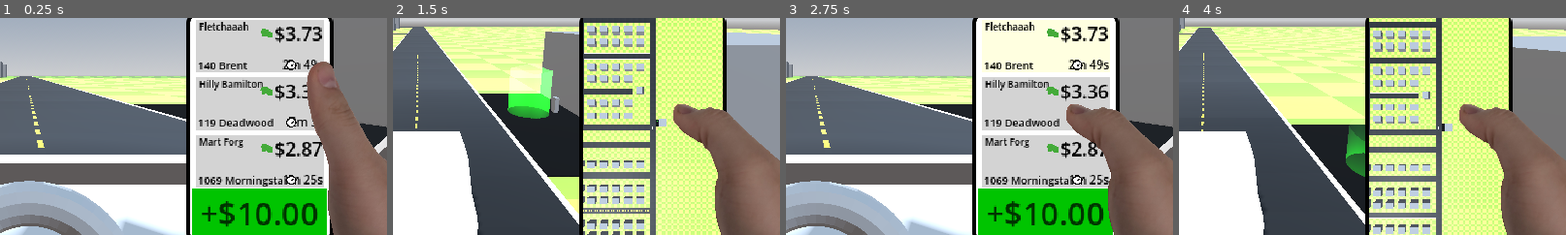
Above: before the commit, frames 1-4 (left to right).
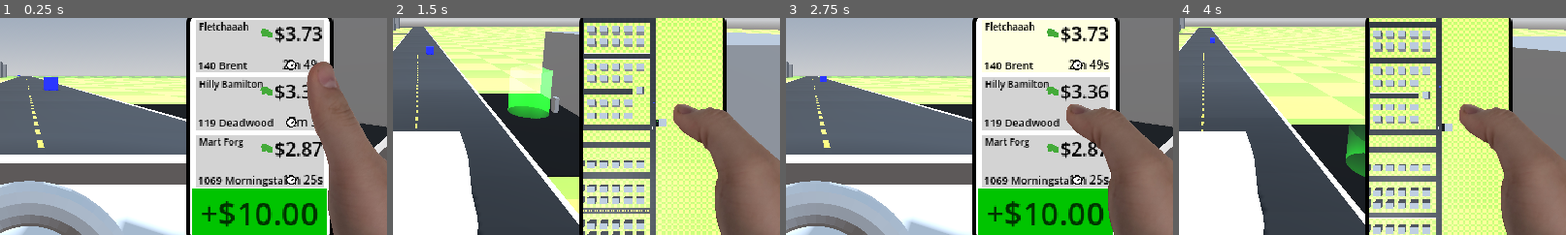
Above: after the commit, the same moments.

Repository: AndrewHamel111/SISGameJam2026
Game: Godot game, scene res://scenes/world.tscn
The game is run twice, just before and just after one commit, with the same random seed, the same clock (stepped at 60 frames per second) and the same inputs.
Inputs:
- Up to frame 1 (0.25 s): no input
- Up to frame 2 (1.5 s): hold L (phone_right) 0.53-1.28 s; tap P (camera_toggle) at 0.6 s; tap Enter at 1.25 s; hold Space (brake) from 1.28 s (still down); tap U (phone_confirm) at 1.35 s
- Up to frame 3 (2.75 s): tap U (phone_confirm) at 2 s; release Space (brake) at 2.03 s; hold L (phone_right) from 2.03 s (still down); tap P (camera_toggle) at 2.1 s
- Up to frame 4 (4 s): tap U (phone_confirm) at 2.75, 2.85 s; release L (phone_right) at 2.78 s; hold W (accelerate) 2.78-3.53 s; hold J (phone_left) from 3.53 s (still down); tap P (camera_toggle) at 3.6 s
The pictures show only the part of the screen within x 47-97%, y 37-87%; the shares and areas given below are measured in that part.

The runs differ from the first frame. In frame 1, 0.2% of the frame differs, in the area x 4-16%, y 26-34%; in frame 2, less than 0.1%; in frame 3, less than 0.1%; in frame 4, less than 0.1%.

Commit message:
Early attempt at traffic.

Diff:
--- a/scenes/world.tscn
+++ b/scenes/world.tscn
@@ -9,6 +9,7 @@
 [ext_resource type="PackedScene" uid="uid://c3h457eqw7pw1" path="res://entities/house/house.tscn" id="5_4mrxx"]
 [ext_resource type="PackedScene" uid="uid://bpt784eyxt3ds" path="res://scenes/hud.tscn" id="5_71j4m"]
 [ext_resource type="PackedScene" uid="uid://b1qr3gehd25ry" path="res://scenes/gas_station.tscn" id="7_i7141"]
+[ext_resource type="Script" uid="uid://ba8i5yg1hujrx" path="res://scripts/traffic_car.gd" id="9_w7kh3"]
 
 [sub_resource type="Curve" id="Curve_7r4gi"]
 _limits = [0.0, 15.0, 0.0, 5.0]
@@ -34,6 +35,22 @@
 sky = SubResource("Sky_k0juu")
 tonemap_mode = 2
 
+[sub_resource type="Curve3D" id="Curve3D_7r4gi"]
+closed = true
+bake_interval = 46.96
+_data = {
+"points": PackedVector3Array(0, 0, 0, 0, 0, 0, 3.98, 0, 0.66, 0, 0, 0, 0, 0, 0, 24.165, 0, 0.675, 0, 0, 0, 0, 0, 0, 31.335, 0, 0.075, 0, 0, 0, 0, 0, 0, 38.77, 0, -1.875, 0, 0, 0, 0, 0, 0, 46.24, 0, -4.515, 0, 0, 0, 0, 0, 0, 53.395, 0, -7.75, 0, 0, 0, 0, 0, 0, 66.41, 0, -15.895, 0, 0, 0, 0, 0, 0, 82.81, 0, -32.125, 0, 0, 0, 0, 0, 0, 94.19, 0, -52.105, 0, 0, 0, 0, 0, 0, 100.31, 0, -74.56, 0, 0, 0, 0, 0, 0, 101.13, 0, -106.29, 0, 0, 0, 0, 0, 0, 98.1, 0, -109.2, 0, 0, 0, 0, 0, 0, 4.105, 0, -108.99, 0, 0, 0, 0, 0, 0, 1.36, 0, -105.955, 0, 0, 0, 0, 0, 0, 1.36, 0, -2.345),
+"tilts": PackedFloat32Array(0, 0, 0, 0, 0, 0, 0, 0, 0, 0, 0, 0, 0, 0, 0)
+}
+point_count = 15
+
+[sub_resource type="StandardMaterial3D" id="StandardMaterial3D_7r4gi"]
+albedo_color = Color(0.19215687, 0.23921569, 1, 1)
+
+[sub_resource type="BoxMesh" id="BoxMesh_w7kh3"]
+material = SubResource("StandardMaterial3D_7r4gi")
+size = Vector3(0.5, 0.5, 1)
+
 [node name="World" type="Node3D" unique_id=1487770028]
 script = ExtResource("1_7r4gi")
 order_reward_min = SubResource("Curve_7r4gi")
@@ -1164,5 +1181,37 @@
 [node name="gas_station" parent="." unique_id=497510875 instance=ExtResource("7_i7141")]
 transform = Transform3D(-4.371139e-08, 0, 1, 0, 1, 0, -1, 0, -4.371139e-08, -2.00478, 0, 3.0547817)
 
+[node name="paths" type="Node3D" parent="." unique_id=1014205240]
+
+[node name="Path3D" type="Path3D" parent="paths" unique_id=699659702]
+transform = Transform3D(1, 0, 0, 0, 1, 0, 0, 0, 1, -2.20524, 0, 96.22355)
+curve = SubResource("Curve3D_7r4gi")
+
+[node name="PathFollow3D" type="PathFollow3D" parent="paths/Path3D" unique_id=1118731680]
+transform = Transform3D(0.9999989, 0, 0, 0, 1, 0, 0, 0, 0.9999989, 0, 0, 0)
+v_offset = 0.25
+script = ExtResource("9_w7kh3")
+
+[node name="MeshInstance3D" type="MeshInstance3D" parent="paths/Path3D/PathFollow3D" unique_id=1407880406]
+mesh = SubResource("BoxMesh_w7kh3")
+
+[node name="PathFollow3D2" type="PathFollow3D" parent="paths/Path3D" unique_id=1166465212]
+transform = Transform3D(-0.00074307434, 0, -0.9999986, 0, 1, 0, 0.9999986, 0, -0.00074307434, 3.98, 0.25, 0.66)
+v_offset = 0.25
+script = ExtResource("9_w7kh3")
+initial_progress = 290.0
+
+[node name="MeshInstance3D" type="MeshInstance3D" parent="paths/Path3D/PathFollow3D2" unique_id=857975847]
+mesh = SubResource("BoxMesh_w7kh3")
+
+[node name="PathFollow3D3" type="PathFollow3D" parent="paths/Path3D" unique_id=1094393666]
+transform = Transform3D(-0.00074307434, 0, -0.99999857, 0, 1, 0, 0.99999857, 0, -0.00074307434, 3.98, 0.25, 0.66)
+v_offset = 0.25
+script = ExtResource("9_w7kh3")
+initial_progress = 200.0
+
+[node name="MeshInstance3D" type="MeshInstance3D" parent="paths/Path3D/PathFollow3D3" unique_id=1900212199]
+mesh = SubResource("BoxMesh_w7kh3")
+
 [node name="Player" parent="." unique_id=1191188793 instance=ExtResource("2_rwgxs")]
 transform = Transform3D(1, 0, 0, 0, 1, 0, 0, 0, 1, -0.04726076, 0, -0.25134945)
--- /dev/null
+++ b/scripts/traffic_car.gd
@@ -0,0 +1,18 @@
+extends PathFollow3D
+
+@export var speed := 5.0
+@export var initial_progress := 0.0
+
+# Called when the node enters the scene tree for the first time.
+func _ready() -> void:
+	#var path := get_parent() as Path3D
+	#var mesh := get_node("MeshInstance3D") as MeshInstance3D
+	#if path:
+		#var local_position := path.to_local(mesh.global_transform.origin)
+		#var closest_offset := path.curve.get_closest_offset(local_position)
+		#progress = closest_offset
+	progress = initial_progress
+
+# Called every frame. 'delta' is the elapsed time since the previous frame.
+func _process(delta: float) -> void:
+	progress += speed * delta
Not shown, added: scripts/traffic_car.gd.uid
